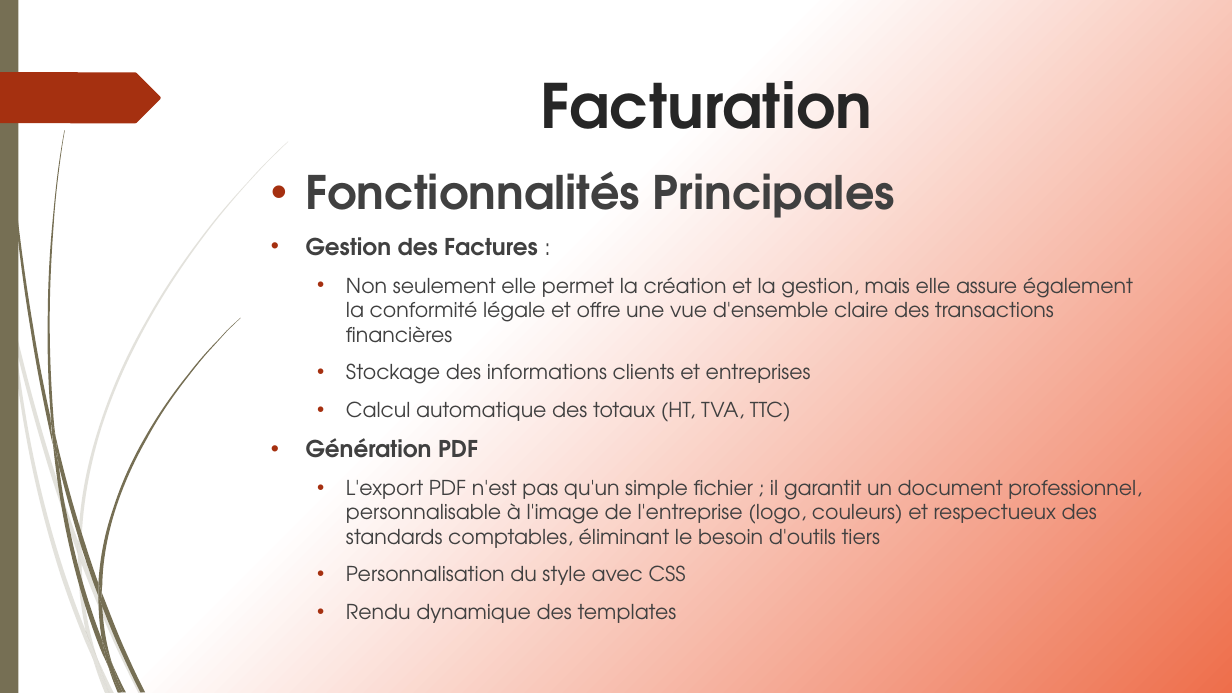
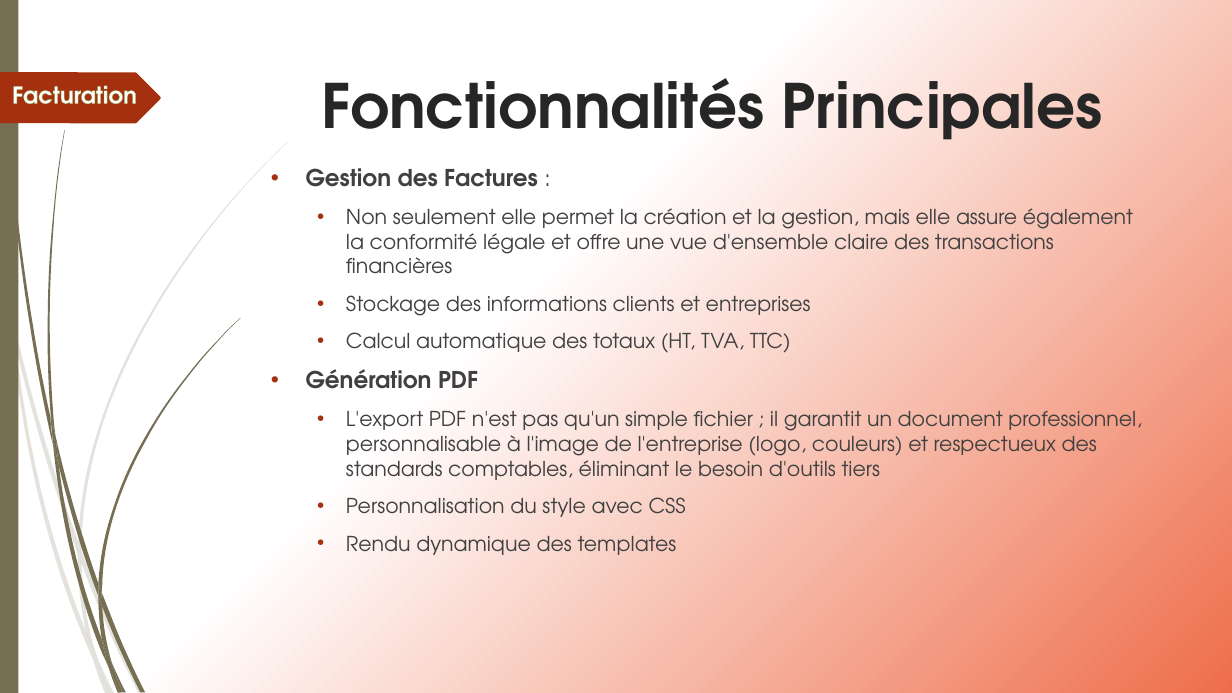
Before and after one commit to ameerchand30/Facturation, a slide deck: slide 19 of Facturation.pptx (slide 15 before the commit). Drawn at 1232x693 pixels with LibreOffice and Linux fonts; fonts in the diff are those of the drawing. Boxes give left, top, right and bottom in pixels: in the first picture for what was removed or moved away, otherwise in the second. Text is boxed around its words. In the diff, an @@ line names an element or a change of style, - is before the commit and + after.

```diff
--- a/Facturation.pptx
+++ b/Facturation.pptx
@@ text added at <box>12,85,137,104</box>, 18 pt, text #FFFFFF, bold @@
+Facturation
@@ title at <box>321,62,1103,140</box>: text changed @@
-Facturation
+Fonctionnalités Principales
@@ text at <box>306,171,895,218</box>: paragraph removed @@
-• Fonctionnalités Principales
```
Also in this commit, not shown: 24 other slides changed, 8 slides added, 1 slide removed, 2 other files.
